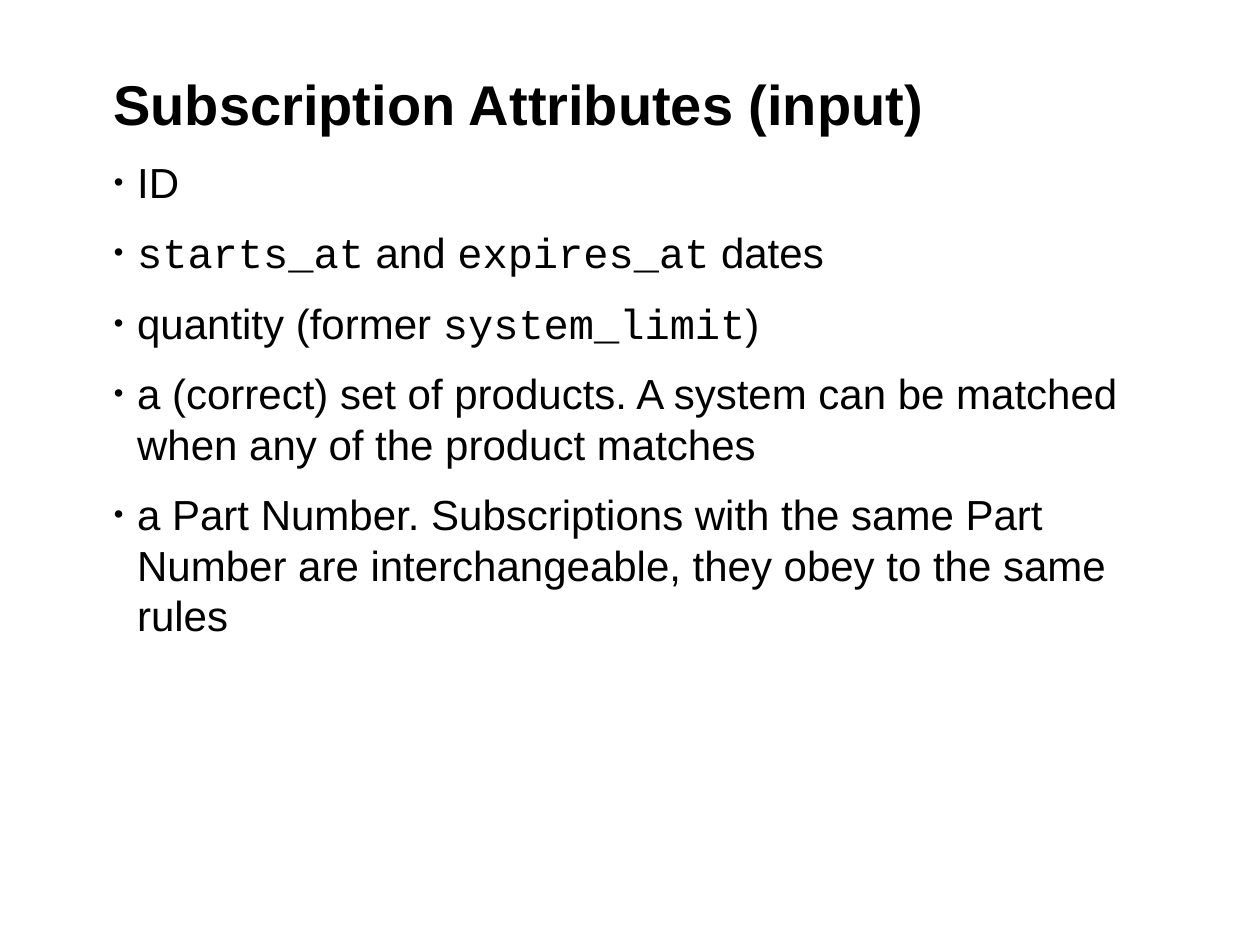
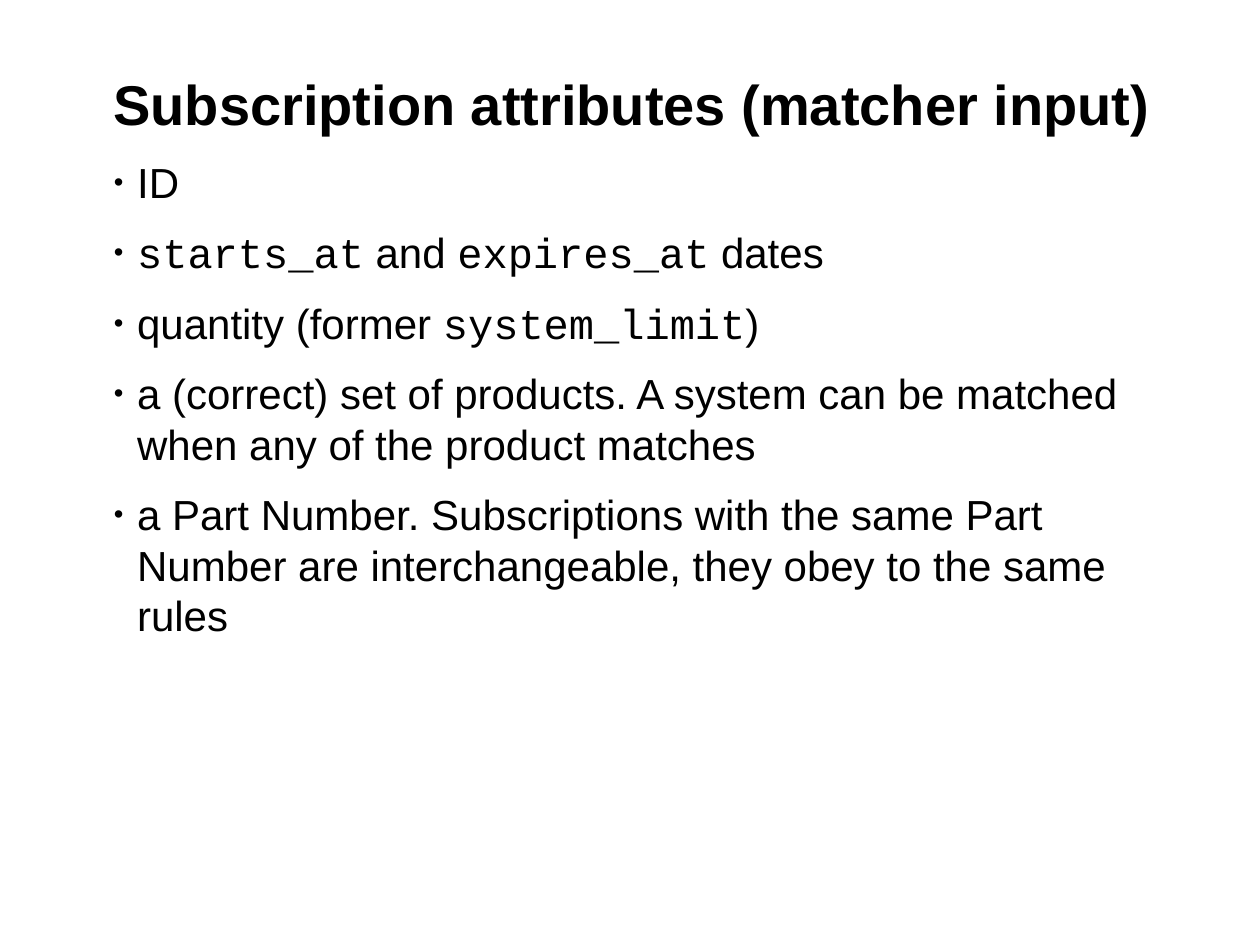
Before and after one commit to hustodemon/subscription-matcher, a slide deck: slide 8 of doc/SubscriptionCounting.odp. Drawn at 1260x945 pixels with LibreOffice and Linux fonts; fonts in the diff are those of the drawing; background and template pictures are left out. Boxes give left, top, right and bottom in pixels: in the first picture for what was removed or moved away, otherwise in the second. Text is boxed around its words. In the diff, an @@ line names an element or a change of style, - is before the commit and + after.

```diff
--- a/doc/SubscriptionCounting.odp
+++ b/doc/SubscriptionCounting.odp
@@ title at [113, 84, 1149, 136]: text changed @@
-Subscription Attributes (input)
+Subscription attributes (matcher input)
```
Also in this commit, not shown: 9 other slides changed, 2 slides added, 1 slide removed.
